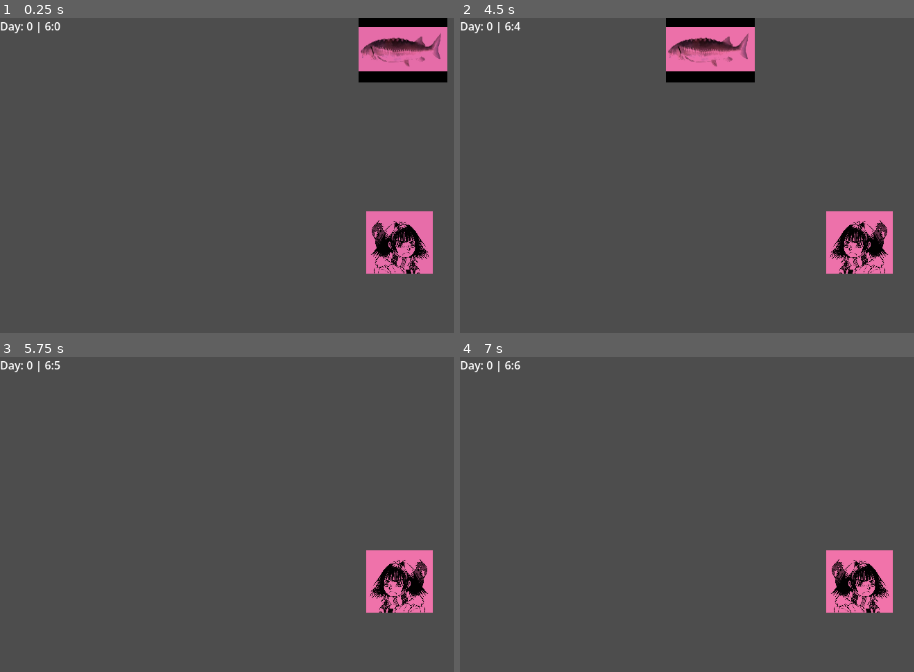
Above: before the commit, frames 1-4 (two rows, left to right).
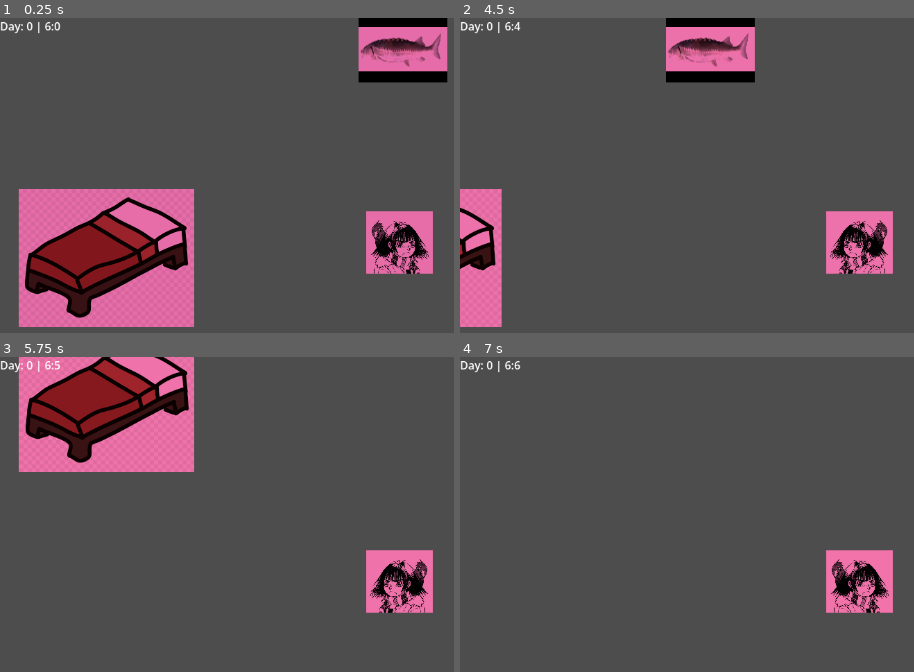
Above: after the commit, the same moments.

Repository: moliloo/comfy-jam-summer-2026
Game: Godot game, scene res://scenes/temporary/temporary.tscn
Same seed, same stepped clock (60 frames per second), same inputs: the game is played once before the commit and once after it. Before the commit the project starts from res://scenes/temporary/test.tscn.
Inputs:
- Up to frame 1 (0.25 s): no input
- Up to frame 2 (4.5 s): tap Enter at 0.5, 2.75 s; hold D (move_right) 0.53-1.28 s; tap E (interact) every 0.75 s from 0.6 to 4.35 s; hold S (move_down) 1.28-2.03 s; tap Space at 2 s; hold D (move_right) 2.03-2.78 s; hold W (move_up) 2.78-3.53 s; hold A (move_left) from 3.53 s (still down)
- Up to frame 3 (5.75 s): release A (move_left) at 5.03 s; hold S (move_down) from 5.03 s (still down); tap E (interact) at 5.1 s
- Up to frame 4 (7 s): release S (move_down) at 5.78 s; hold D (move_right) 5.78-6.53 s; tap E (interact) at 5.85, 6.6 s; hold W (move_up) from 6.53 s (still down)

The runs differ from the first frame. In frame 1, 17% of the frame differs, in the area x 3-43%, y 54-99%; in frame 2, 4.1%; in frame 3, 14%; in frame 4, nothing differs.

Commit message:
Sleep System and rename files
* feat: add next day system, create bed scene, add day summary scene

* feat: add midnight safety system to update time properly

* renames

---------

Co-authored-by: Jakvb3 <jakub.skrzypczak.039@gmail.com>

Diff:
--- a/cute_horror/tamagotchi/tamagotchi.gd
+++ b/cute_horror/tamagotchi/tamagotchi.gd
@@ -16,7 +16,7 @@
 	update_progress_bar()
 
 func _on_button_pressed() -> void:
-	get_tree().change_scene_to_file("res://scenes/temporary/test.tscn");
+	get_tree().change_scene_to_file("res://scenes/temporary/temporary.tscn");
 	pass
 
 
--- /dev/null
+++ b/items/bed/bed.gd
@@ -0,0 +1,26 @@
+extends Node2D
+class_name Bed
+
+var can_interact = false;
+var entity: Player;
+
+@export var day_night_cycle: DayNightCycle
+
+func _physics_process(delta: float) -> void:
+	if can_interact:
+		if Input.is_action_just_pressed('interact'):
+			GlobalVariables.set_player_position(entity.get_global_position());
+			day_night_cycle.next_day()
+			get_tree().change_scene_to_file('res://scenes/day_summary/day_summary.tscn');
+
+
+func _on_area_2d_body_entered(body: Node2D) -> void:
+	if body as Player == null: return;
+	entity = body;
+	can_interact = true;
+
+
+func _on_area_2d_body_exited(body: Node2D) -> void:
+	if body as Player == null: return
+	entity = null;
+	can_interact = false;
--- /dev/null
+++ b/items/bed/bed.tscn
@@ -0,0 +1,21 @@
+[gd_scene format=3 uid="uid://bijp5ebkpa37"]
+
+[ext_resource type="Script" uid="uid://b8awtlb270aa1" path="res://items/bed/bed.gd" id="1_38lpk"]
+[ext_resource type="Texture2D" uid="uid://bbj8e0vp5h4ky" path="res://assets/temporary/bed.png" id="1_76j41"]
+
+[sub_resource type="CircleShape2D" id="CircleShape2D_38lpk"]
+radius = 134.97408
+
+[node name="Bed" type="Node2D" unique_id=1066886043]
+script = ExtResource("1_38lpk")
+
+[node name="Sprite2D" type="Sprite2D" parent="." unique_id=1913970390]
+texture = ExtResource("1_76j41")
+
+[node name="Area2D" type="Area2D" parent="." unique_id=1897005259]
+
+[node name="CollisionShape2D" type="CollisionShape2D" parent="Area2D" unique_id=321353285]
+shape = SubResource("CircleShape2D_38lpk")
+
+[connection signal="body_entered" from="Area2D" to="." method="_on_area_2d_body_entered"]
+[connection signal="body_exited" from="Area2D" to="." method="_on_area_2d_body_exited"]
--- a/player/player.gd
+++ b/player/player.gd
@@ -2,6 +2,7 @@
 class_name Player
 
 @export var sprite: Sprite2D
+@export var day_night_cycle: DayNightCycle
 
 var SPEED: float = 400;
 var direction: Vector2 = Vector2(0, 0);
@@ -9,8 +10,9 @@
 func _ready() -> void:
 	if GlobalVariables.get_player_position():
 		set_global_position(GlobalVariables.get_player_position());
+	day_night_cycle.midnight.connect(_on_midnight)
 
-func _process(_delta: float) -> void:
+func _process(delta: float) -> void:
 	move_player()
 
 func move_player() -> void:
@@ -32,3 +34,8 @@
 
 	velocity = direction.normalized() * SPEED;
 	move_and_slide();
+
+func _on_midnight():
+	GlobalVariables.set_player_position(get_global_position())
+	day_night_cycle.next_day()
+	get_tree().change_scene_to_file('res://scenes/day_summary/day_summary.tscn')
--- /dev/null
+++ b/scenes/day_summary/day_summary.gd
@@ -0,0 +1,25 @@
+extends Node2D
+class_name DaySummary
+
+var can_interact = false;
+var entity: Player;
+
+func _physics_process(delta: float) -> void:
+	if can_interact:
+		if Input.is_action_just_pressed('interact'):
+			GlobalVariables.set_player_position(entity.get_global_position());
+			get_tree().change_scene_to_file('res://cute_horror/tamagotchi/tamagotchi.tscn');
+
+func _on_area_2d_body_entered(body: Node2D) -> void:
+	if body as Player == null: return;
+	entity = body;
+	can_interact = true;
+
+func _on_area_2d_body_exited(body: Node2D) -> void:
+	if body as Player == null: return
+	entity = null;
+	can_interact = false;
+
+
+func _on_button_pressed() -> void:
+	get_tree().change_scene_to_file('res://scenes/temporary/temporary.tscn');
--- /dev/null
+++ b/scenes/day_summary/day_summary.tscn
@@ -0,0 +1,37 @@
+[gd_scene format=3 uid="uid://d3yto25umyk0d"]
+
+[ext_resource type="Script" uid="uid://dtf8ouwpeoprt" path="res://scenes/day_summary/day_summary.gd" id="1_5jmor"]
+
+[sub_resource type="Gradient" id="Gradient_5jmor"]
+colors = PackedColorArray(0.21960784, 0.21960784, 0.21960784, 1, 0.21907826, 0.21907826, 0.21907826, 1)
+
+[sub_resource type="GradientTexture1D" id="GradientTexture1D_5r7hn"]
+gradient = SubResource("Gradient_5jmor")
+
+[node name="DailySummary" type="Node2D" unique_id=1856163564]
+script = ExtResource("1_5jmor")
+
+[node name="TextureRect" type="TextureRect" parent="." unique_id=1688189802]
+offset_right = 1147.0
+offset_bottom = 647.0
+texture = SubResource("GradientTexture1D_5r7hn")
+
+[node name="BoxContainer" type="BoxContainer" parent="." unique_id=1405909014]
+offset_left = 443.0
+offset_top = 258.0
+offset_right = 527.0
+offset_bottom = 287.0
+
+[node name="Button" type="Button" parent="BoxContainer" unique_id=23678548]
+custom_minimum_size = Vector2(140, 0)
+layout_mode = 2
+
+[node name="Label" type="Label" parent="BoxContainer/Button" unique_id=650019505]
+layout_mode = 0
+offset_left = 29.0
+offset_top = 1.0
+offset_right = 109.0
+offset_bottom = 32.0
+text = "Next Day"
+
+[connection signal="pressed" from="BoxContainer/Button" to="." method="_on_button_pressed"]
--- /dev/null
+++ b/scenes/temporary/temporary.gd
@@ -0,0 +1,7 @@
+extends Node2D
+
+@onready var canvas_layer: CanvasLayer = $UI
+@onready var ui = $UI/DayNightCycleUI
+
+func _ready() -> void:
+	canvas_layer.visible = true
--- /dev/null
+++ b/scenes/temporary/temporary.tscn
@@ -0,0 +1,32 @@
+[gd_scene format=3 uid="uid://gpuat04v80d3"]
+
+[ext_resource type="Script" uid="uid://b0bmojtc28oli" path="res://scenes/temporary/temporary.gd" id="1_j5sq7"]
+[ext_resource type="Script" uid="uid://bl13ut312gvl8" path="res://script/day_night_cycle.gd" id="2_dkmeo"]
+[ext_resource type="Texture2D" uid="uid://bkpc1kjm4t2xn" path="res://assets/daynightcycle-gradient-texture.tres" id="3_wthr8"]
+[ext_resource type="PackedScene" uid="uid://ddssqu3a5opg" path="res://player/player.tscn" id="4_f32gb"]
+[ext_resource type="PackedScene" uid="uid://cgepphevhcbu8" path="res://cute_horror/aquarium/aquarium.tscn" id="5_qqtqm"]
+[ext_resource type="PackedScene" uid="uid://dlxwnbbcb7mly" path="res://ui/day_night_cycle_ui/cycle_ui.tscn" id="6_mfogc"]
+[ext_resource type="PackedScene" uid="uid://bijp5ebkpa37" path="res://items/bed/bed.tscn" id="7_1wl4m"]
+
+[node name="Scene" type="Node2D" unique_id=59418411]
+script = ExtResource("1_j5sq7")
+
+[node name="CanvasModulate" type="CanvasModulate" parent="." unique_id=246475648]
+script = ExtResource("2_dkmeo")
+gradient = ExtResource("3_wthr8")
+
+[node name="Player" parent="." unique_id=72670545 node_paths=PackedStringArray("day_night_cycle") instance=ExtResource("4_f32gb")]
+position = Vector2(566, 324)
+day_night_cycle = NodePath("../CanvasModulate")
+
+[node name="Aquarium" parent="." unique_id=808837739 instance=ExtResource("5_qqtqm")]
+position = Vector2(571, 45)
+
+[node name="UI" type="CanvasLayer" parent="." unique_id=1580314821]
+
+[node name="DayNightCycleUI" parent="UI" unique_id=1135673272 node_paths=PackedStringArray("day_cycle") instance=ExtResource("6_mfogc")]
+day_cycle = NodePath("../../CanvasModulate")
+
+[node name="Bed" parent="." unique_id=1066886043 node_paths=PackedStringArray("day_night_cycle") instance=ExtResource("7_1wl4m")]
+position = Vector2(144, 347)
+day_night_cycle = NodePath("../CanvasModulate")
--- a/script/day_night_cycle.gd
+++ b/script/day_night_cycle.gd
@@ -6,6 +6,7 @@
 const IN_GAME_TO_REAL_MINUTE_DURATION = (2 * PI) / MINUTES_PER_DAY
 
 signal time_tick(day: int, hour: int, minute: int)
+signal midnight
 
 @export var gradient: GradientTexture1D
 @export var IN_GAME_SPEED: float = 1.0
@@ -44,3 +45,23 @@
 		past_minute = minute
 		time_tick.emit(day, hour, minute)
 		GlobalVariables.save_time(time)
+
+	if hour == 0:
+		midnight.emit()
+
+func next_day():
+	GlobalVariables.set_day_count()
+	var day_count = GlobalVariables.get_day_count()
+
+	var total_minutes: int = day_count * MINUTES_PER_DAY + INITIAL_HOUR * MINUTES_PER_HOUR
+	var new_time: float = float(total_minutes) * IN_GAME_TO_REAL_MINUTE_DURATION
+
+	time = new_time
+	GlobalVariables.save_time(new_time)
+
+func next_day_intial_hour():
+	var total_minutes: int = 1* MINUTES_PER_DAY + INITIAL_HOUR * MINUTES_PER_HOUR
+	var new_time: float = float(total_minutes) * IN_GAME_TO_REAL_MINUTE_DURATION
+
+	time = new_time
+	GlobalVariables.save_time(new_time)
--- a/script/global_variables.gd
+++ b/script/global_variables.gd
@@ -3,6 +3,7 @@
 var player_spawn_position = null
 
 var saved_time
+var saved_day_count: int
 
 func set_player_position(position: Vector2):
 	player_spawn_position = position;
@@ -17,3 +18,10 @@
 
 func get_saved_time():
 	return saved_time
+
+func set_day_count():
+	saved_day_count += 1
+
+func get_day_count():
+	if not saved_day_count: return 1
+	return saved_day_count
Binary file added: assets/temporary/bed.png
Not shown, added: assets/temporary/bed.png.import
Not shown, added: items/bed/bed.gd.uid
Not shown, added: scenes/day_summary/day_summary.gd.uid
Not shown, added: scenes/temporary/temporary.gd.uid
